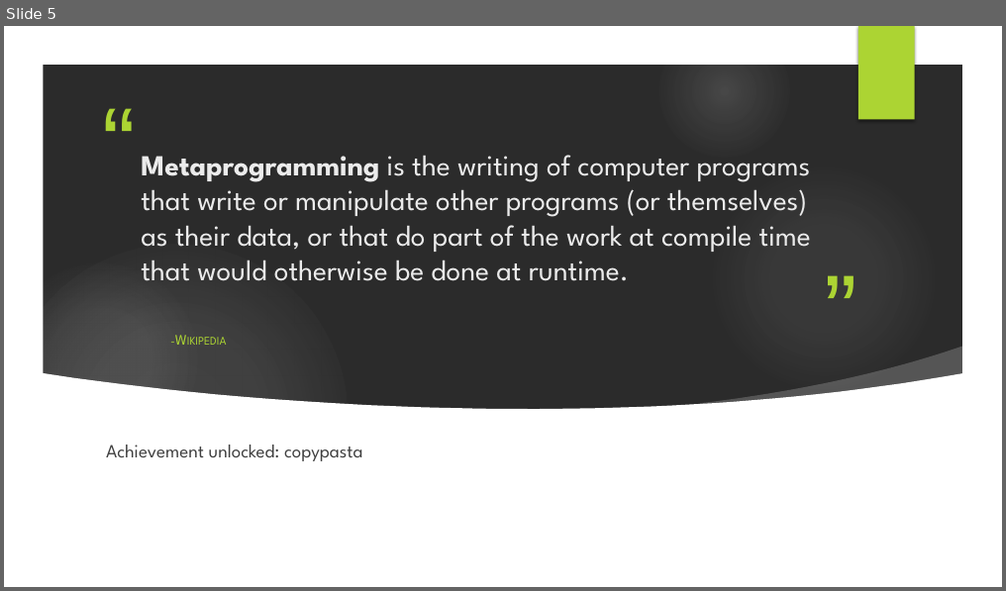
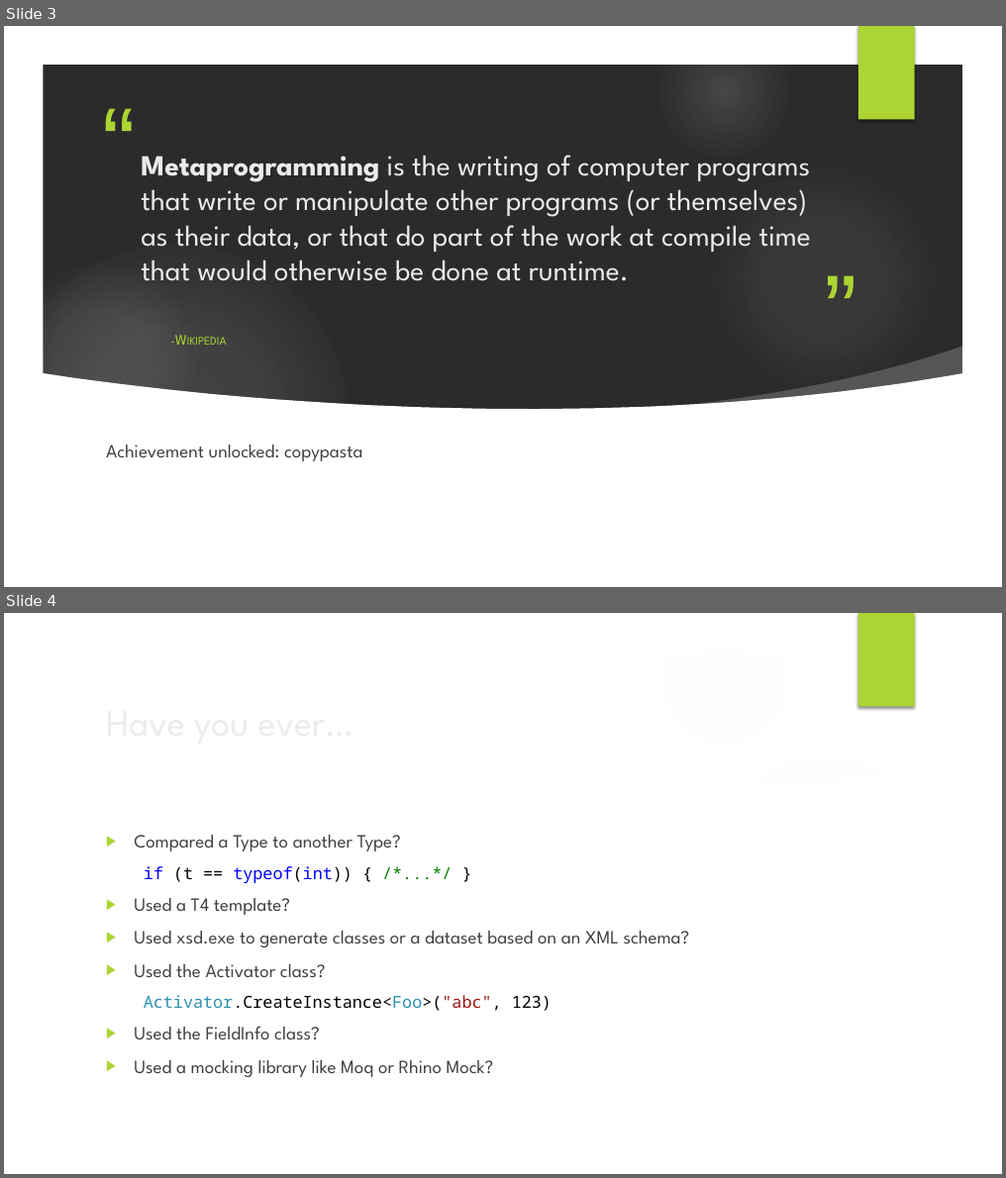
Before and after one commit to bfriesen/MetaDemo, a slide deck: I’m So Meta, Even This tAlk.pptx. Shown one above the other, each under a label of ours: slide 5 before the commit, slides 3 and 4 after it. The pictures are 1006x591 and 1006x1178 pixels, drawn with LibreOffice and Linux fonts; fonts in the diff are those of the drawing; background and template pictures are left out; a plain dark background stands for a picture behind light text. Boxes give left, top, right and bottom in pixels: in the first picture for what was removed or moved away, otherwise in the second. Text is boxed around its words. In the diff, an @@ line names an element or a change of style, - is before the commit and + after.

```diff
--- a/I’m So Meta, Even This tAlk.pptx
+++ b/I’m So Meta, Even This tAlk.pptx
@@ slide 4 added at box(4, 613, 1002, 1174), background picture (left out); not listed: 7 template elements that a slide beside it also shows @@
@@ title added at box(98, 692, 816, 750), 36 pt, text #EBEBEB @@
+Have you ever…
@@ freeform shape added at box(698, 738, 971, 819), fill #FFFFFF at 20% opacity @@
@@ freeform shape added at box(42, 765, 964, 1137), fill #FFFFFF @@
@@ text added at box(134, 835, 690, 1077), 18 pt, text #404040 @@
+▶ Compared a Type to another Type?
+  if (t == typeof(int)) { /*...*/ }
+▶ Used a T4 template?
+▶ Used xsd.exe to generate classes or a dataset based on an XML schema?
+▶ Used the Activator class?
+  Activator.CreateInstance<Foo>("abc", 123)
+▶ Used the FieldInfo class?
+▶ Used a mocking library like Moq or Rhino Mock?
@@ what was slide 5 is now slide 3 @@
```
Also in this commit, not shown: 2 slides changed, 8 other slides added, 3 slides removed.
